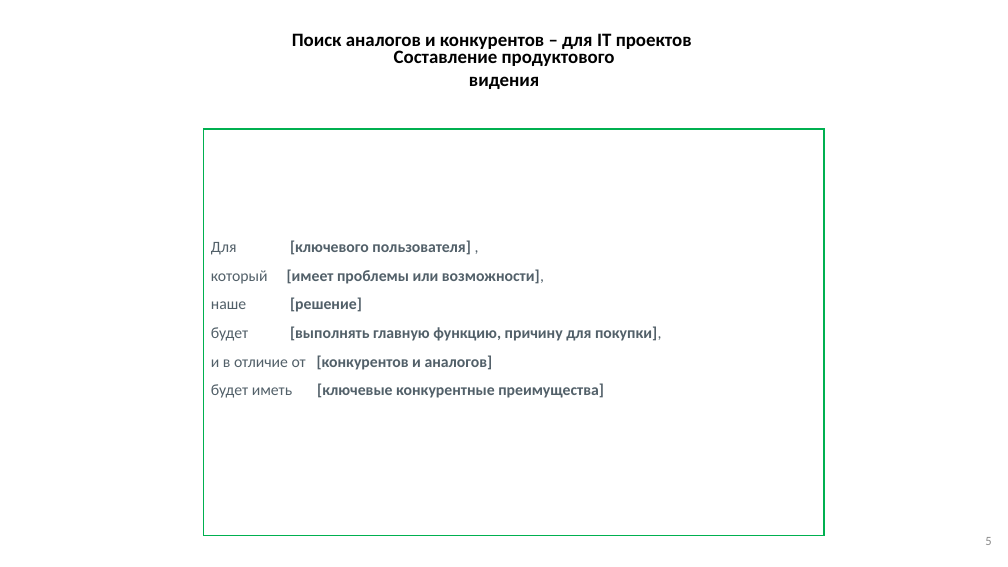
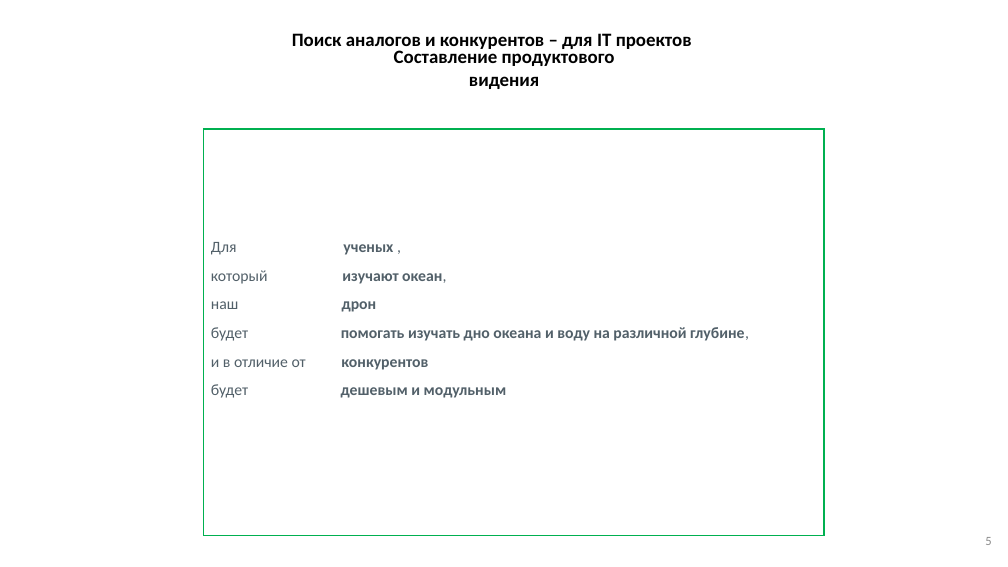
Before and after one commit to dimkashelk/underwater_dron, a slide deck: slide 5 of documents/entity/4_Образ_проекта.pptx. Drawn at 1008x567 pixels with LibreOffice and Linux fonts; fonts in the diff are those of the drawing; background and template pictures are left out. Boxes give left, top, right and bottom in pixels: in the first picture for what was removed or moved away, otherwise in the second. Text is boxed around its words. In the diff, an @@ line names an element or a change of style, - is before the commit and + after.

```diff
--- a/documents/entity/4_Образ_проекта.pptx
+++ b/documents/entity/4_Образ_проекта.pptx
@@ text at box(211, 242, 749, 398): text changed @@
-Для [ключевого пользователя] ,
-который [имеет проблемы или возможности],
-наше [решение]
-будет [выполнять главную функцию, причину для покупки],
-и в отличие от [конкурентов и аналогов]
-будет иметь [ключевые конкурентные преимущества]
+Для ученых ,
+который изучают океан,
+наш дрон
+будет помогать изучать дно океана и воду на различной глубине,
+и в отличие от конкурентов
+будет дешевым и модульным
```
Also in this commit, not shown: 2 other slides changed.
